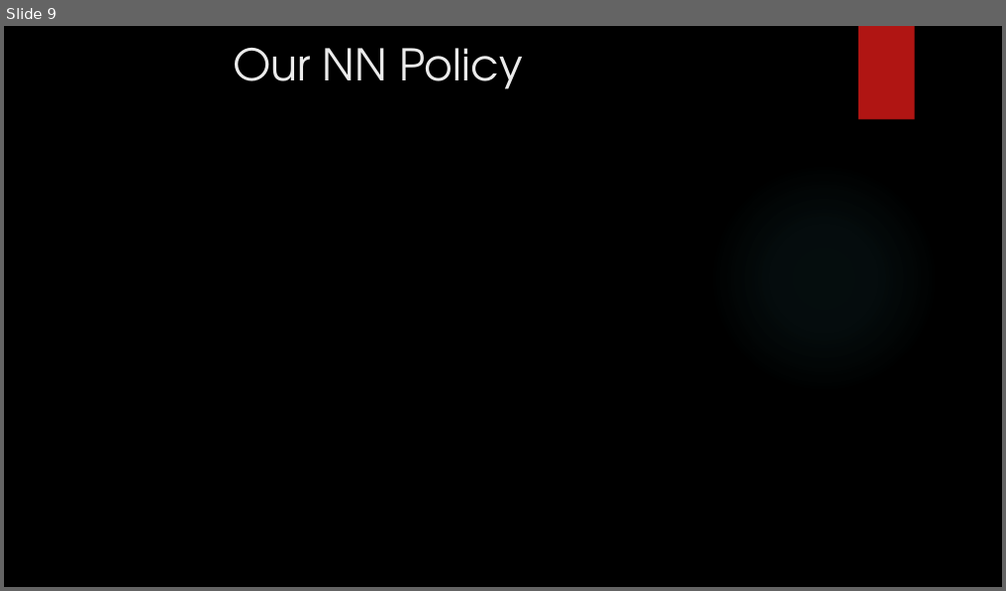
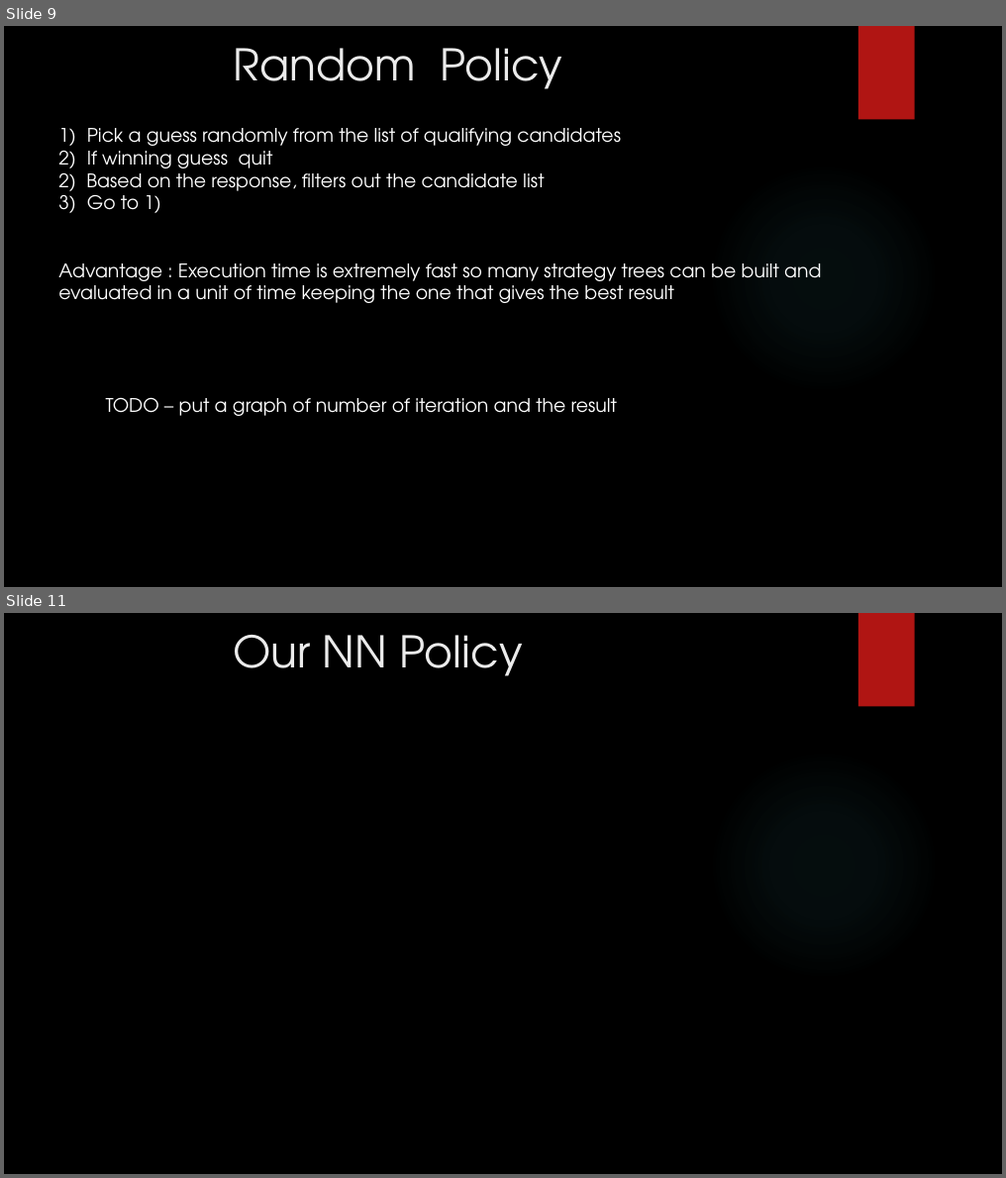
Before and after one commit to gilsh2/final_ai_project, a slide deck: ai_final_project_mastermind.pptx. Shown one above the other, each under a label of ours: slide 9 before the commit, slides 9 and 11 after it; the slides between them are not shown. The pictures are 1006x591 and 1006x1178 pixels, drawn with LibreOffice and Linux fonts; fonts in the diff are those of the drawing; background and template pictures are left out. Boxes give left, top, right and bottom in pixels: in the first picture for what was removed or moved away, otherwise in the second. Text is boxed around its words. In the diff, an @@ line names an element or a change of style, - is before the commit and + after.

```diff
--- a/ai_final_project_mastermind.pptx
+++ b/ai_final_project_mastermind.pptx
@@ slide 9 added at box(4, 26, 1002, 587), background picture (left out); not listed: 2 template elements that a slide beside it also shows @@
@@ text added at box(233, 48, 562, 89), 42 pt, text #EBEBEB @@
+Random Policy
@@ text added at box(58, 128, 821, 416), 18 pt, text #FFFFFF @@
+1) Pick a guess randomly from the list of qualifying candidates
+2) If winning guess quit
+2) Based on the response, filters out the candidate list
+3) Go to 1)
+Advantage : Execution time is extremely fast so many strategy trees can be built and evaluated in a unit of time keeping the one that gives the best result
+TODO – put a graph of number of iteration and the result
@@ what was slide 9 is now slide 11 @@
```
Also in this commit, not shown: 3 slides changed, 3 other slides added, 2 slides removed.
